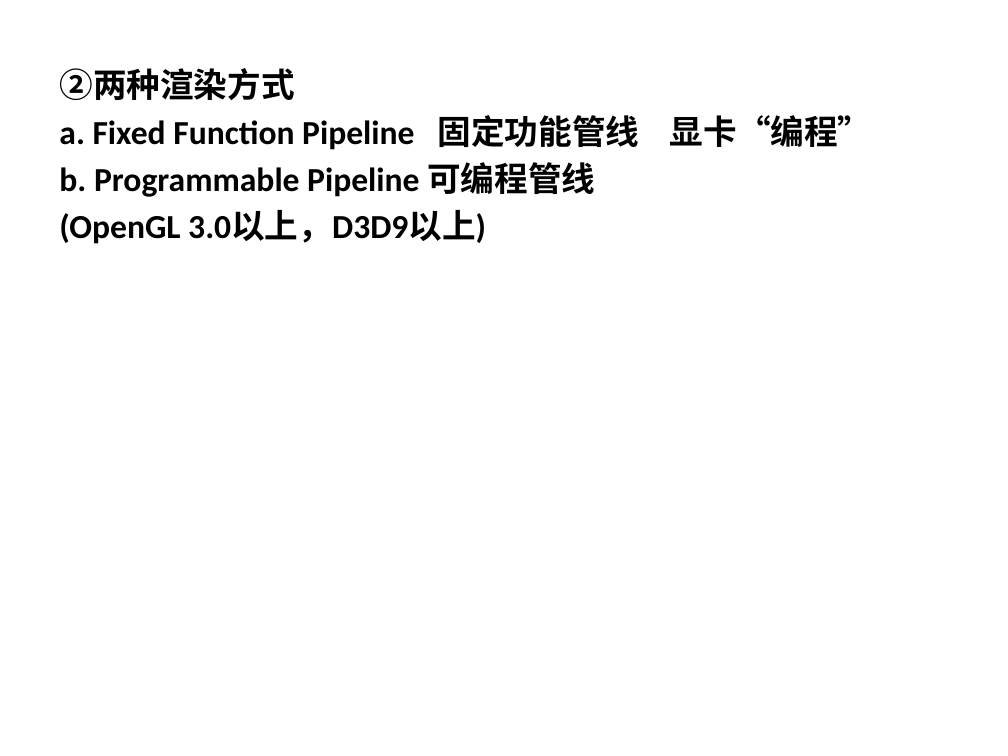
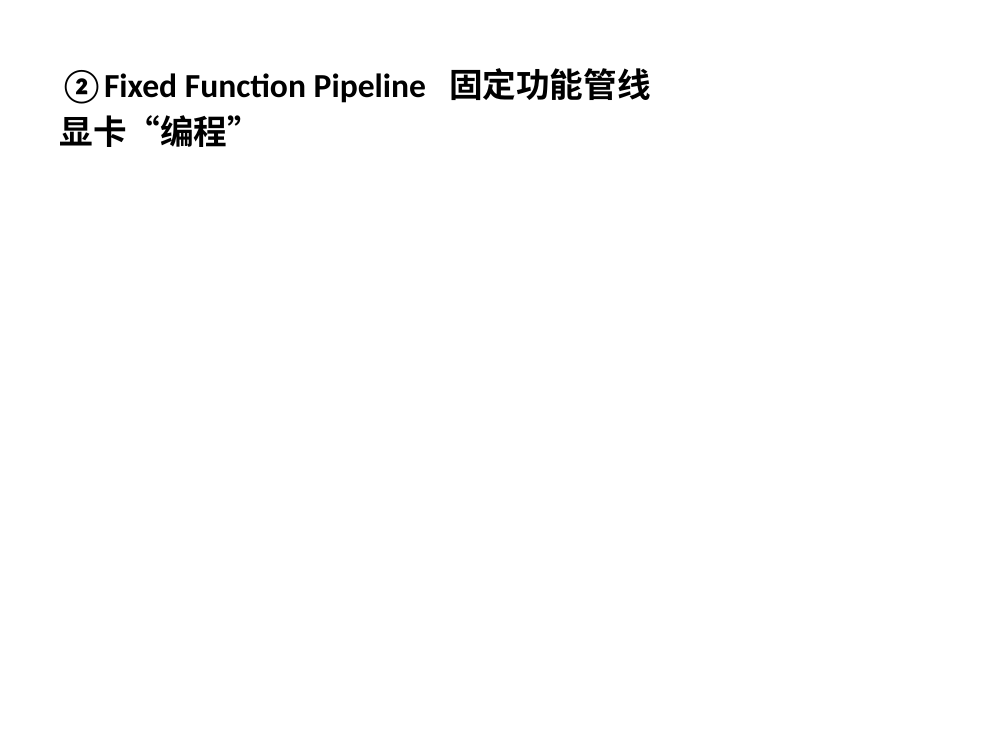
Before and after one commit to xiangaodielian/molehill-lab, a slide deck: slide 9 of notes/FFP.pptx (slide 8 before the commit). Drawn at 1008x756 pixels with LibreOffice and Linux fonts; fonts in the diff are those of the drawing; background and template pictures are left out. Boxes give left, top, right and bottom in pixels: in the first picture for what was removed or moved away, otherwise in the second. Text is boxed around its words. In the diff, an @@ line names an element or a change of style, - is before the commit and + after.

```diff
--- a/notes/FFP.pptx
+++ b/notes/FFP.pptx
@@ text at box(59, 68, 651, 147): text changed @@
-②两种渲染方式
-a. Fixed Function Pipeline 固定功能管线 显卡“编程”
-b. Programmable Pipeline 可编程管线
-(OpenGL 3.0以上，D3D9以上)
+②Fixed Function Pipeline 固定功能管线
+显卡“编程”
```
Also in this commit, not shown: 5 other slides changed, 4 slides added, 3 slides removed.
